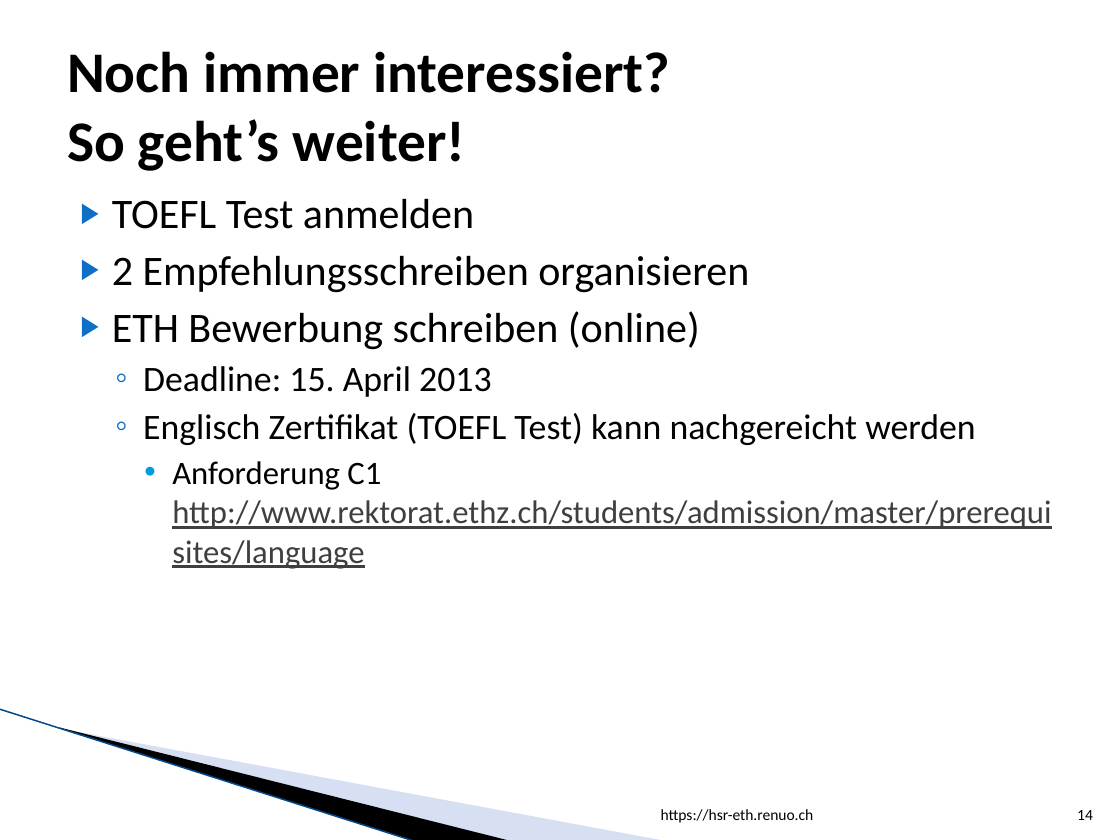
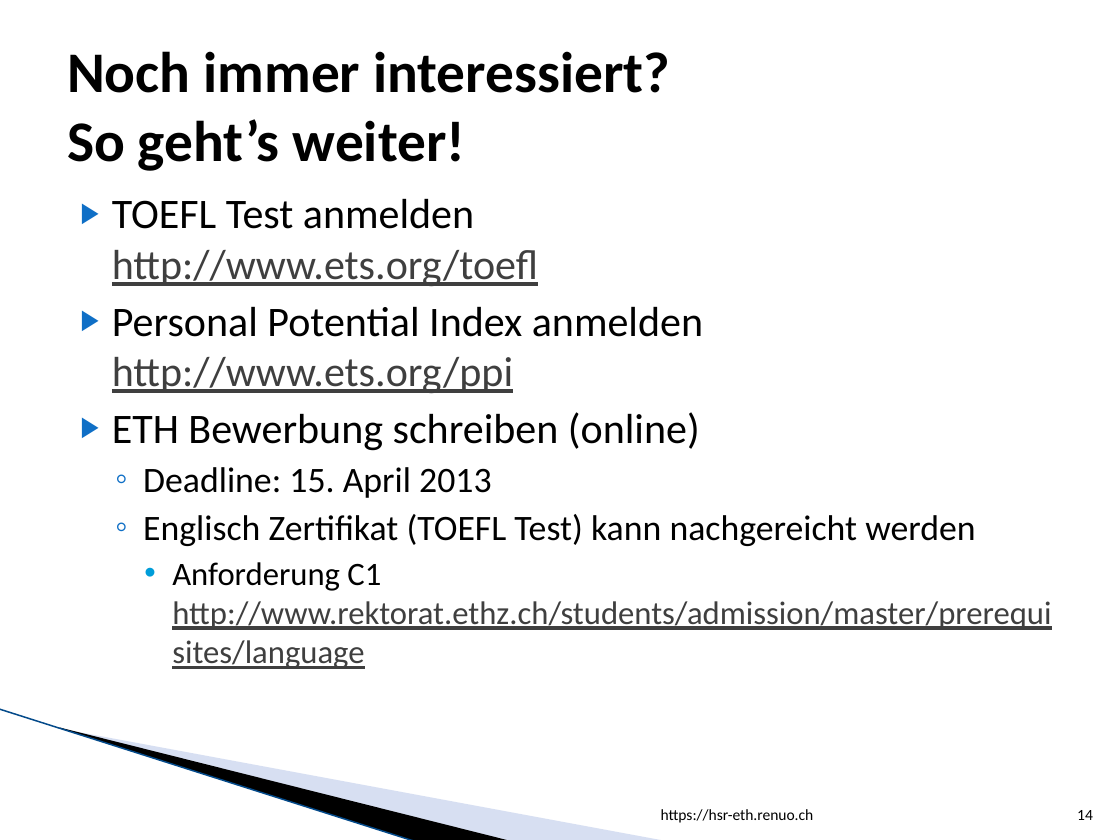
Before and after one commit to lukaselmer/hsr-eth.renuo.ch, a slide deck: slide 14 of vortrag.pptx. Drawn at 1120x840 pixels with LibreOffice and Linux fonts; fonts in the diff are those of the drawing; background and template pictures are left out. Boxes give left, top, right and bottom in pixels: in the first picture for what was removed or moved away, otherwise in the second. Text is boxed around its words. In the diff, an @@ line names an element or a change of style, - is before the commit and + after.

```diff
--- a/vortrag.pptx
+++ b/vortrag.pptx
@@ text at [112,198,703,393]: text changed @@
-▶ TOEFL Test anmelden
-▶ 2 Empfehlungsschreiben organisieren
+▶ TOEFL Test anmelden
+  http://www.ets.org/toefl
+▶ Personal Potential Index anmelden
+  http://www.ets.org/ppi
```
Also in this commit, not shown: 1 other slide changed, 1 other file.
